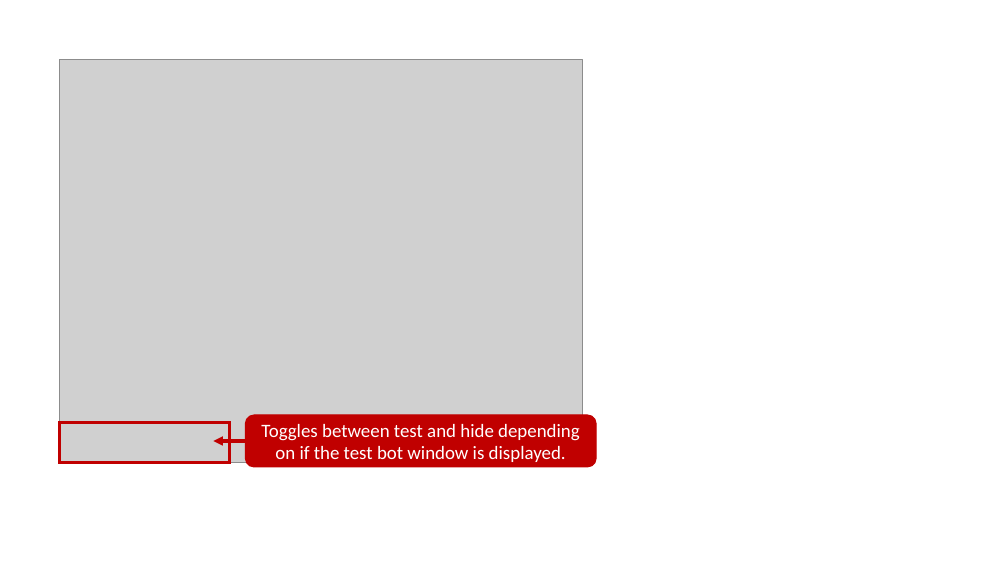
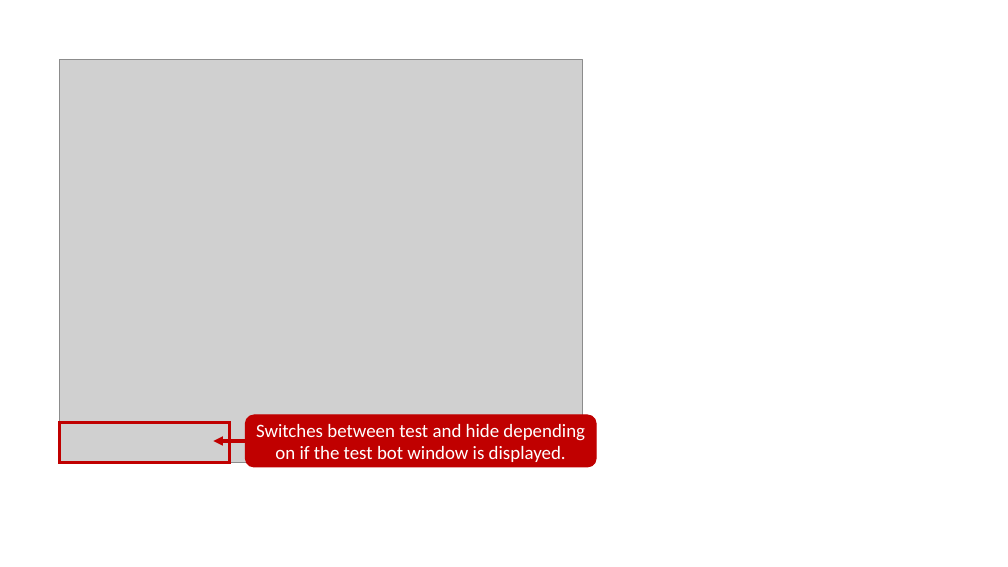
Before and after one commit to wwlpublish/learn-bizapps-pr-test, a slide deck: slide 13 of learn-bizapps-pr/power-virtual-agent/power-virtual-agent-bots/media-layered/pva-images.pptx. Drawn at 1008x567 pixels with LibreOffice and Linux fonts; fonts in the diff are those of the drawing; grey boxes stand for pictures. Boxes give left, top, right and bottom in pixels: in the first picture for what was removed or moved away, otherwise in the second. Text is boxed around its words. In the diff, an @@ line names an element or a change of style, - is before the commit and + after.

```diff
--- a/learn-bizapps-pr/power-virtual-agent/power-virtual-agent-bots/media-layered/pva-images.pptx
+++ b/learn-bizapps-pr/power-virtual-agent/power-virtual-agent-bots/media-layered/pva-images.pptx
@@ text in rounded rectangle at bbox=[256, 424, 585, 462]: text changed @@
-Toggles between test and hide depending on if the test bot window is displayed.
+Switches between test and hide depending on if the test bot window is displayed.
```
Also in this commit, not shown: 4 other slides changed.
